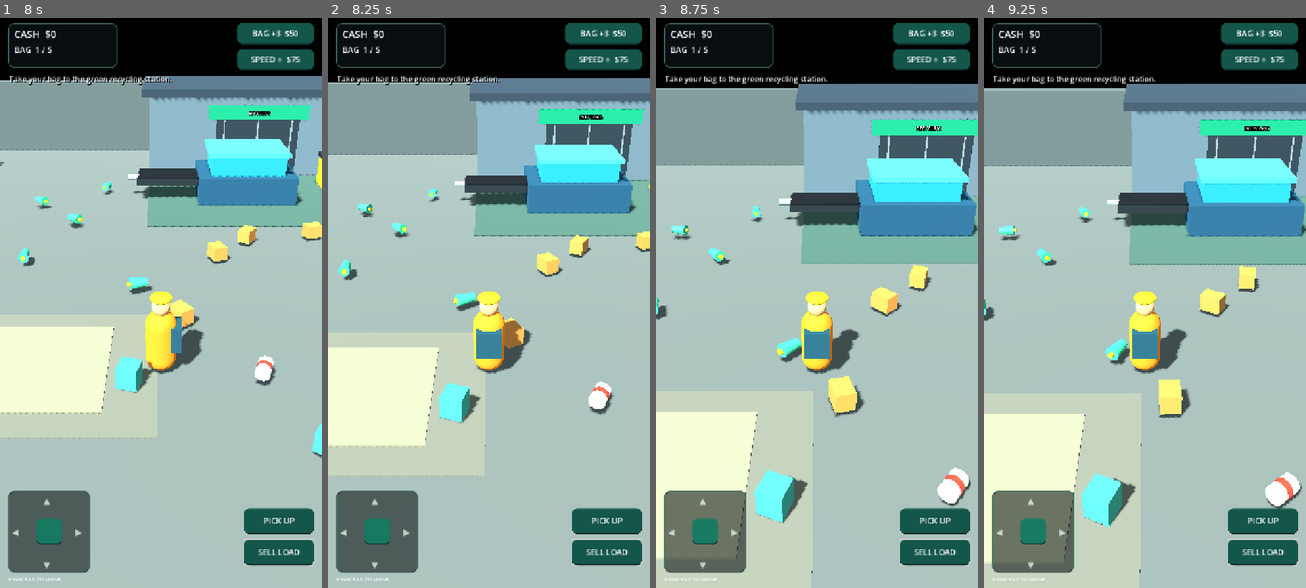
Above: before the commit, frames 1-4 (left to right).
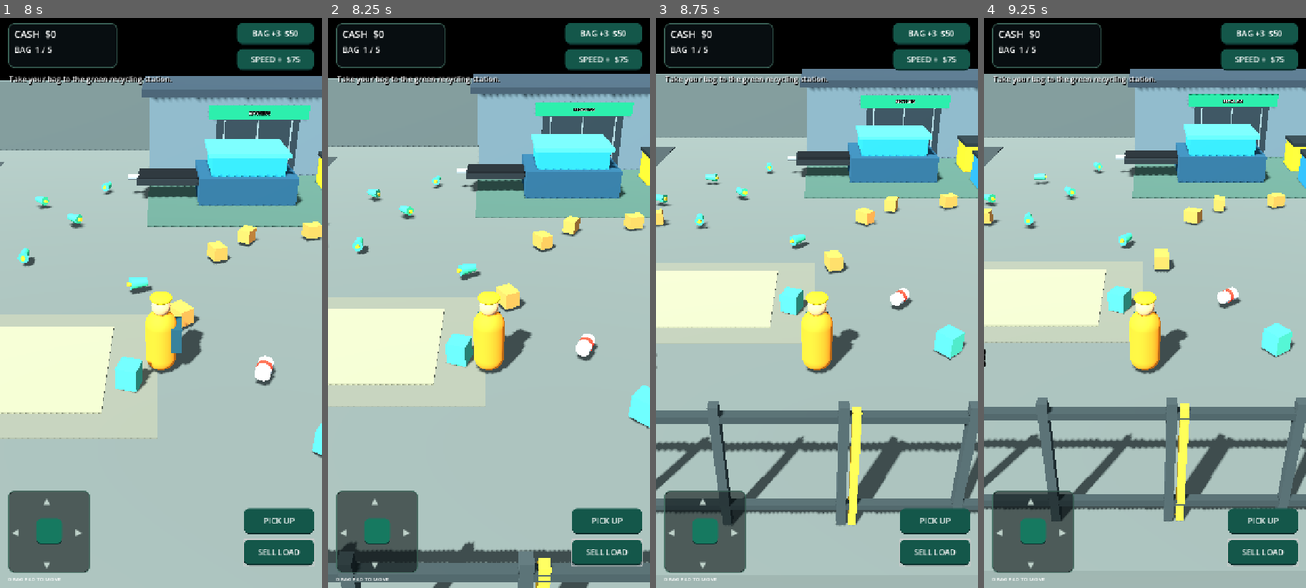
Above: after the commit, the same moments.

Repository: zekainstabot/trash-empire
Game: Godot game, scene res://Scenes/Main.tscn
Two runs of this game, one before a commit and one after it. Both use one fixed random seed, a clock stepped at 60 frames per second and the inputs below.
Inputs (mouse positions are in pixels of both pictures, inside the frame that each line leads up to):
- Up to frame 1 (8 s): click "PICK UP" at 0.5 s; click "BAG +3 $50" at 1.25 s; click "SPEED + $75" at 2 s; click "SELL LOAD" at 2.75 s; move the mouse to (231, 274) at 3.52 s; hold D (move_right) 3.53-4.25 s; click (231, 274) at 3.67 s; drag from (96, 331) to (144, 417) at 4.27 s; move the mouse to (193, 177) at 5.02 s; hold D (move_right) 5.03-5.75 s; drag from (144, 417) to (64, 217) at 5.77 s; move the mouse to (257, 388) at 6.52 s; hold A (move_left) 6.53-7.25 s; drag from (64, 217) to (112, 160) at 7.27 s
- Up to frame 2 (8.25 s): move the mouse to (505, 303) at 8.02 s; hold S (move_back) from 8.03 s (still down); click (505, 303) at 8.17 s
- Up to frame 3 (8.75 s): keep holding S (move_back)
- Up to frame 4 (9.25 s): release S (move_back) at 8.75 s; drag from (1096, 160) to (1080, 331) at 8.77 s

Frame 1 is identical in both runs. In frame 2, 31% of the frame differs, in the area x 0-100%, y 9-100%; in frame 3, 52%; in frame 4, 52%, in the area x 0-100%, y 8-100%.

Commit message:
Fix inverted vertical joystick movement

Diff:
--- a/Scripts/player.gd
+++ b/Scripts/player.gd
@@ -12,7 +12,8 @@
 	var input_strength := clampf(input_dir.length(), 0.0, 1.0)
 	var direction := Vector3(input_dir.x, 0.0, input_dir.y)
 	if is_instance_valid(camera_pivot):
-		direction = camera_pivot.global_basis.x * direction.x - camera_pivot.global_basis.z * direction.z
+		# Screen-up (negative joystick Y) moves toward the camera's forward direction.
+		direction = camera_pivot.global_basis.x * direction.x + camera_pivot.global_basis.z * direction.z
 	direction.y = 0.0
 	direction = direction.normalized()
 	velocity.x = direction.x * move_speed * input_strength
